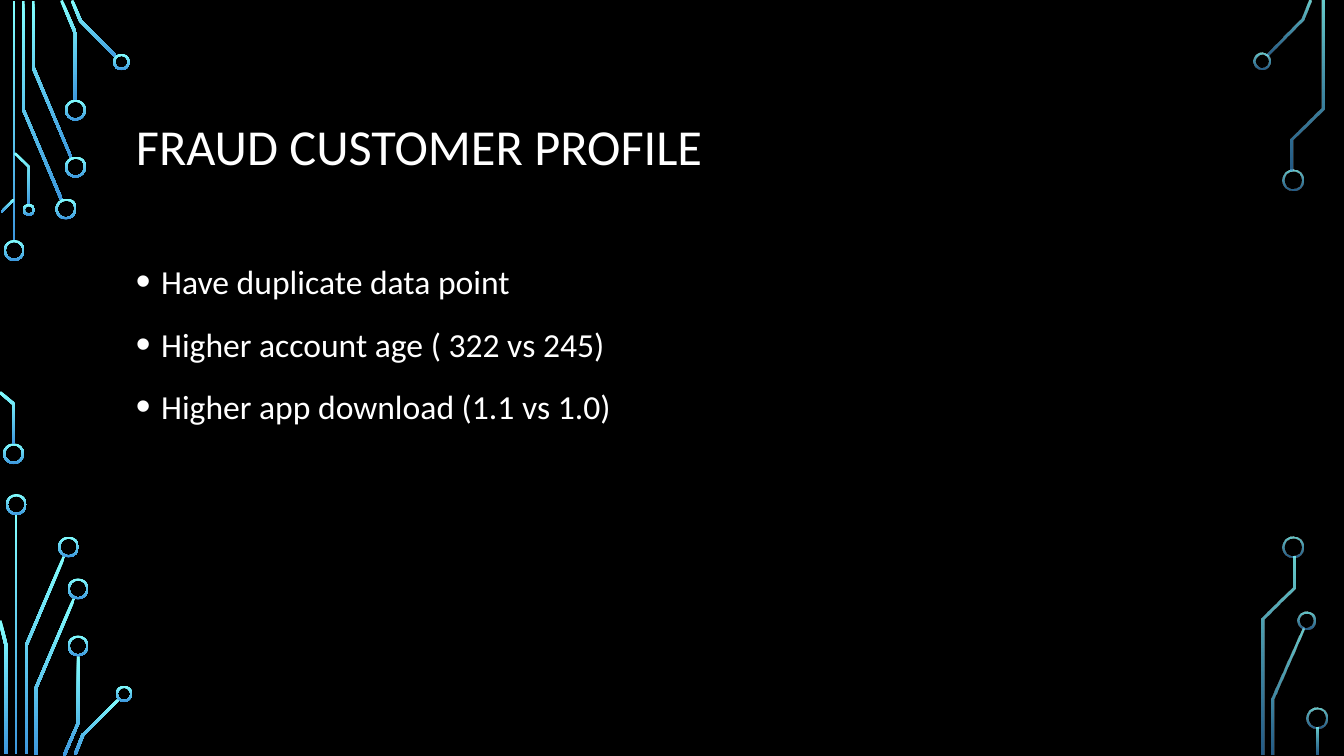
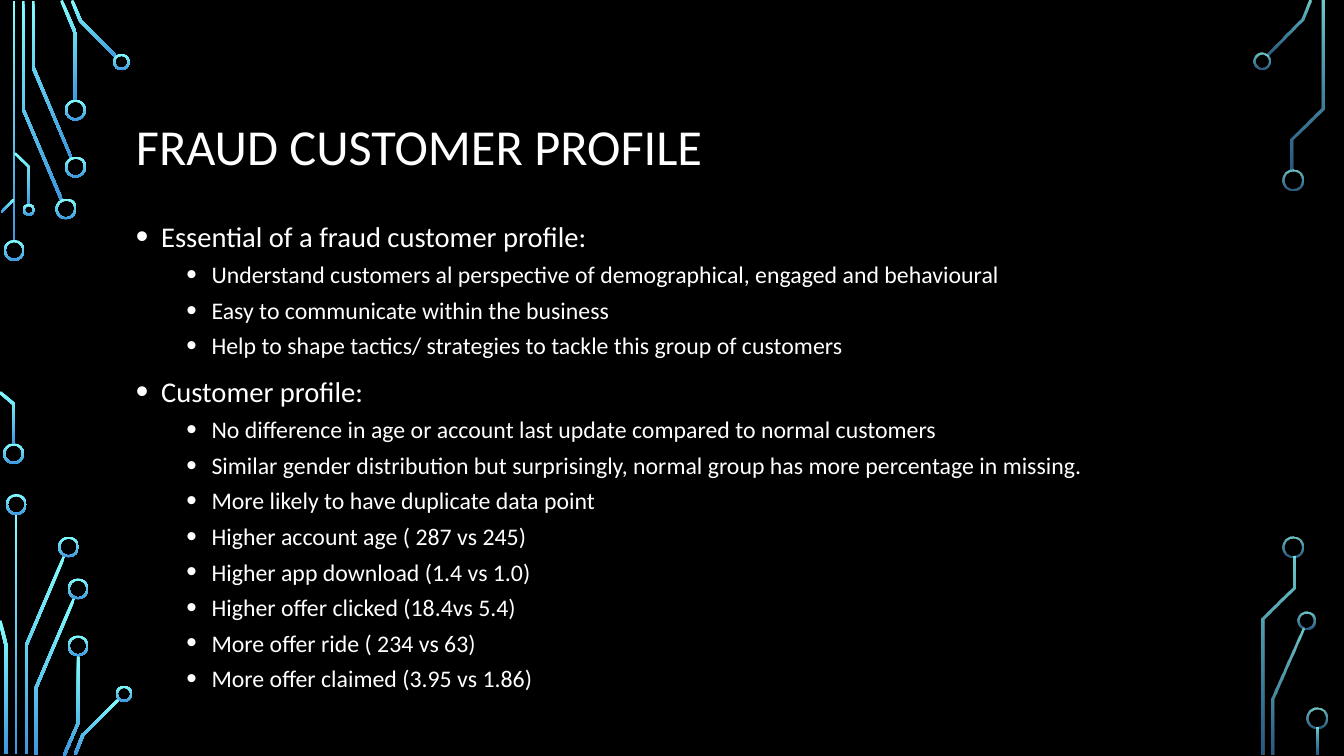
Before and after one commit to tdongnguyen/AT-Test, a slide deck: slide 8 of Presentation.pptx. Drawn at 1344x756 pixels with LibreOffice and Linux fonts; fonts in the diff are those of the drawing; background and template pictures are left out. Boxes give left, top, right and bottom in pixels: in the first picture for what was removed or moved away, otherwise in the second. Text is boxed around its words. In the diff, an @@ line names an element or a change of style, - is before the commit and + after.

```diff
--- a/Presentation.pptx
+++ b/Presentation.pptx
@@ text at (161,227,1081,690): text changed; size 24 to 17 pt @@
-• Have duplicate data point
-• Higher account age ( 322 vs 245)
-• Higher app download (1.1 vs 1.0)
+• Essential of a fraud customer profile:
+  • Understand customers al perspective of demographical, engaged and behavioural
+  • Easy to communicate within the business
+  • Help to shape tactics/ strategies to tackle this group of customers
+• Customer profile:
+  • No difference in age or account last update compared to normal customers
+  • Similar gender distribution but surprisingly, normal group has more percentage in missing.
+  • More likely to have duplicate data point
+  • Higher account age ( 287 vs 245)
+  • Higher app download (1.4 vs 1.0)
+  • Higher offer clicked (18.4vs 5.4)
+  • More offer ride ( 234 vs 63)
+  • More offer claimed (3.95 vs 1.86)
```
Also in this commit, not shown: 7 other slides changed.
